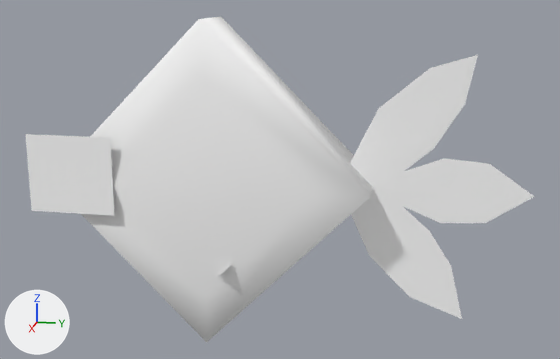
The glTF model public/3d/item/model__item__room.ofs_4873_0/4873fish83.gltf as it was, and as the next commit left it.
One viewpoint serves both versions: a 50 mm camera at (1.313, 0.683, 0.341) aimed at (-0.035, 0.414, 0.004). Arrows for +X, +Y and +Z are at lower left; the lights stay in place. The picture after the commit comes second.

The first picture shows '4873fish83'.
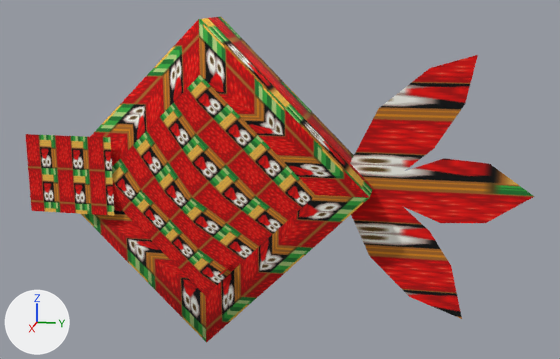
Boxes (x1, y1, x2, y2) around the edits, measured in the pictures (560 x 359 px):
'4873fish83', surface changed (darker): (25, 16, 534, 343) in both

What changed in the scene script:
```text
Add img_fish83:
    img_fish83 = load_image('fish83', '_unpacked/fish83', 64, 32, 'sRGB')
Change mat_fish83:
    remove mat_fish83.base_color = (1.0, 1.0, 1.0)  # white #ffffff
    add mat_fish83.texture = img_fish83
```
